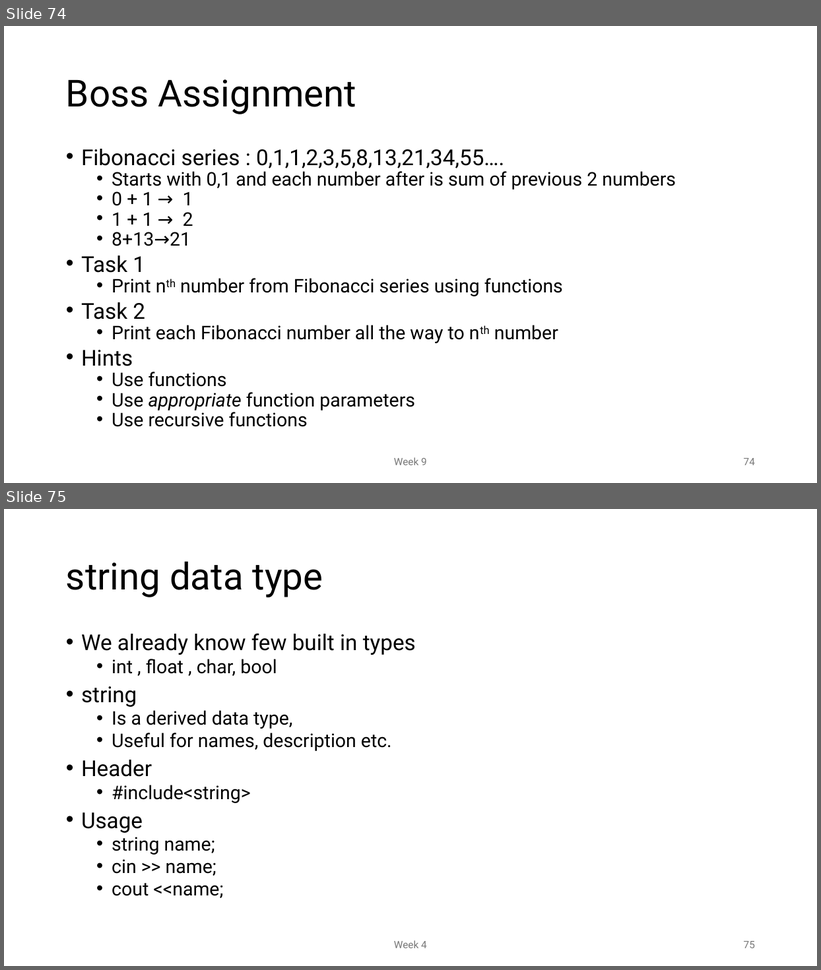
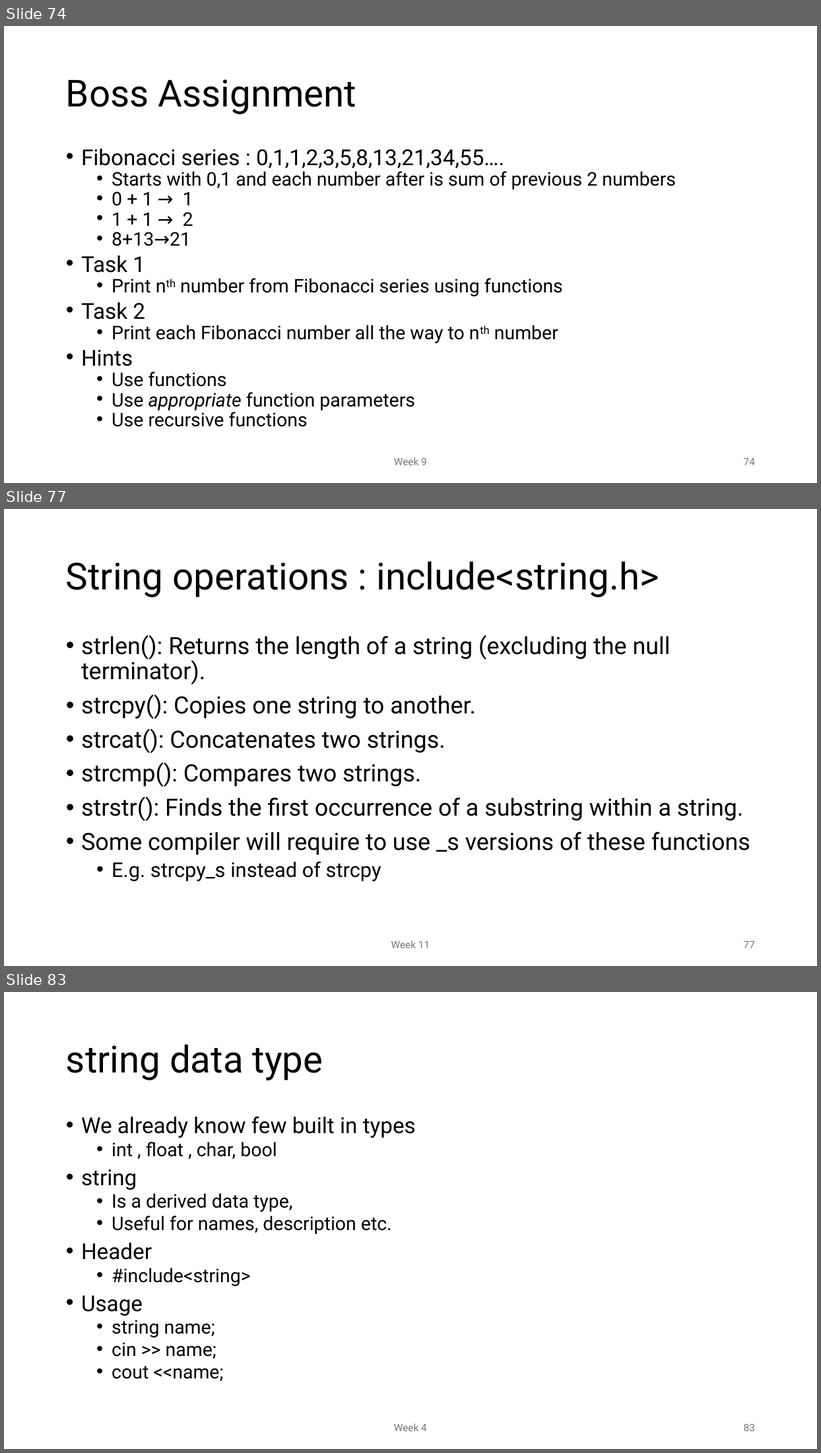
Before and after one commit to MoklaEducation/ems_fall_2025_cpp101, a slide deck: all/Intro to Programming_all.pptx. Shown one above the other, each under a label of ours: slides 74 and 75 before the commit, slides 74, 77 and 83 after it; the slides between them are not shown. The pictures are 821x970 and 821x1453 pixels, drawn with LibreOffice and Linux fonts; fonts in the diff are those of the drawing. Boxes give left, top, right and bottom in pixels: in the first picture for what was removed or moved away, otherwise in the second. Text is boxed around its words. In the diff, an @@ line names an element or a change of style, - is before the commit and + after.

Commit message:
Week 11

```diff
--- a/all/Intro to Programming_all.pptx
+++ b/all/Intro to Programming_all.pptx
@@ slide 77 added at (x1=4, y1=509, x2=817, y2=966), background #FFFFFF @@
@@ title added at (x1=66, y1=561, x2=659, y2=597), 44 pt, text #000000 @@
+String operations : include<string.h>
@@ text added at (x1=81, y1=635, x2=750, y2=882), 28 pt, text #000000 @@
+• strlen(): Returns the length of a string (excluding the null terminator).
+• strcpy(): Copies one string to another.
+• strcat(): Concatenates two strings.
+• strcmp(): Compares two strings.
+• strstr(): Finds the first occurrence of a substring within a string.
+• Some compiler will require to use _s versions of these functions
+  • E.g. strcpy_s instead of strcpy
@@ text added at (x1=391, y1=941, x2=430, y2=949), 12 pt, text #797979 @@
+Week 11
@@ page number added at (x1=744, y1=941, x2=755, y2=949), 12 pt, text #797979 @@
+77
@@ what was slide 75 is now slide 83 @@
@@ page number at (x1=744, y1=1424, x2=755, y2=1432): text changed @@
-75
+83
```
Also in this commit, not shown: 7 other slides added, 1 other file.
